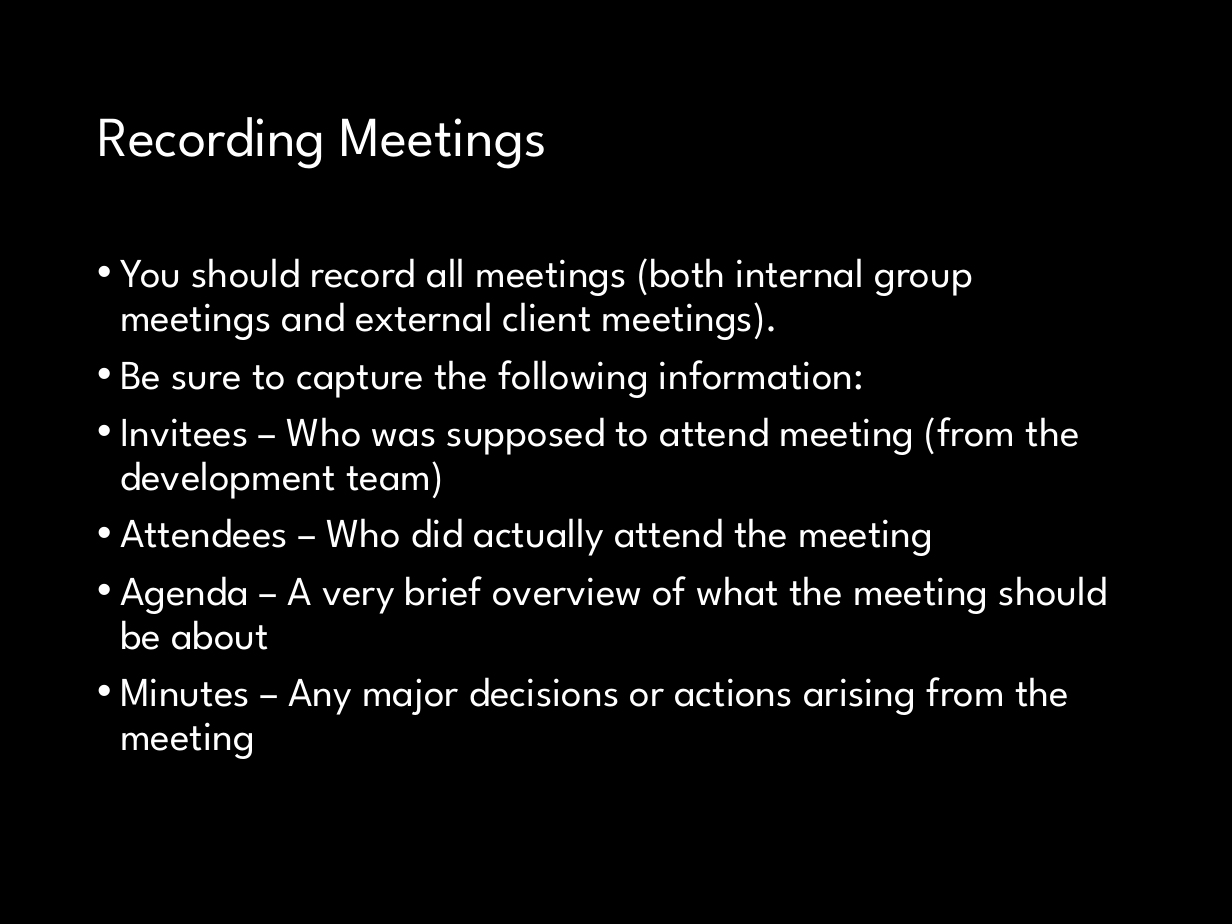
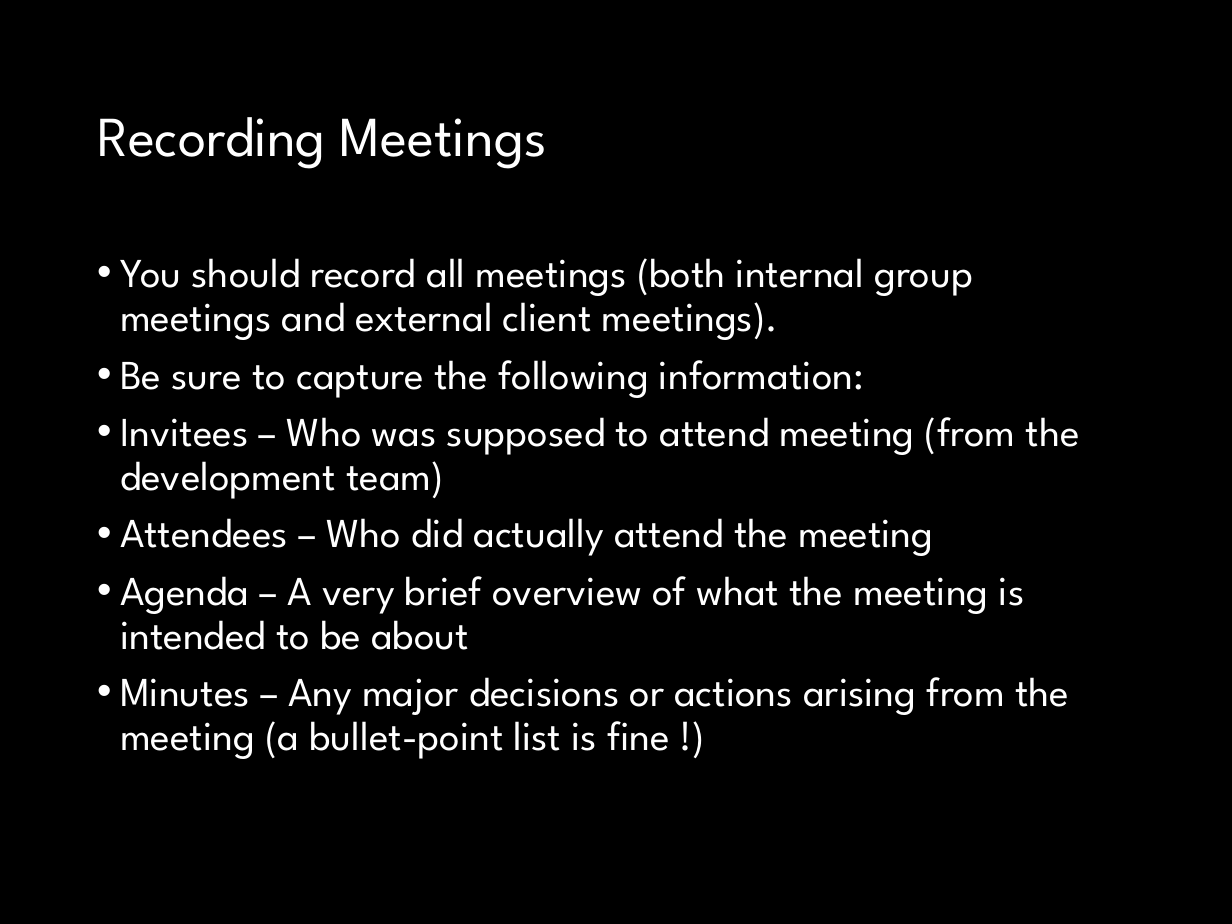
Before and after one commit to fossabot/SPE2018, a slide deck: slide 11 of Lecture Slides/02 Open Project.pptx. Drawn at 1232x924 pixels with LibreOffice and Linux fonts; fonts in the diff are those of the drawing. Boxes give left, top, right and bottom in pixels: in the first picture for what was removed or moved away, otherwise in the second. Text is boxed around its words. In the diff, an @@ line names an element or a change of style, - is before the commit and + after.

```diff
--- a/Lecture Slides/02 Open Project.pptx
+++ b/Lecture Slides/02 Open Project.pptx
@@ text at <box>120,576,1069,759</box>: text changed @@
-• Agenda – A very brief overview of what the meeting should be about
-• Minutes – Any major decisions or actions arising from the meeting
+• Agenda – A very brief overview of what the meeting is intended to be about
+• Minutes – Any major decisions or actions arising from the meeting (a bullet-point list is fine !)
```
Also in this commit, not shown: 9 other slides changed, 3 slides added, 1 slide removed.
